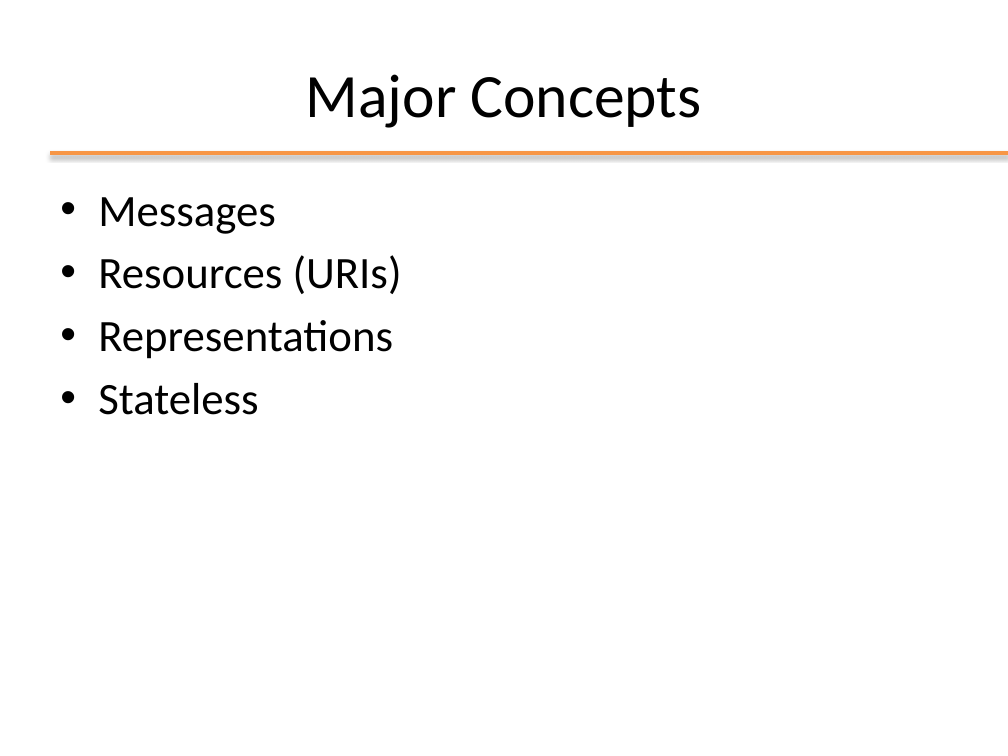
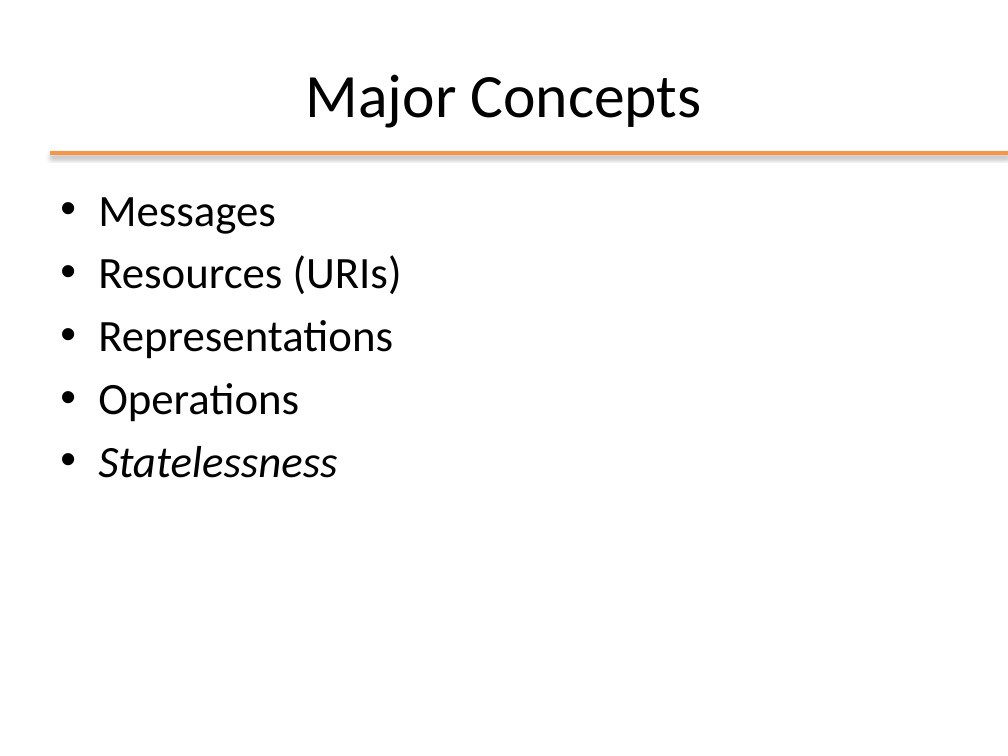
Before and after one commit to Andrea99-beep/ooprogramming, a slide deck: slide 5 of slides/ppt/09_REST.pptx (slide 4 before the commit). Drawn at 1008x756 pixels with LibreOffice and Linux fonts; fonts in the diff are those of the drawing; background and template pictures are left out. Boxes give left, top, right and bottom in pixels: in the first picture for what was removed or moved away, otherwise in the second. Text is boxed around its words. In the diff, an @@ line names an element or a change of style, - is before the commit and + after.

```diff
--- a/slides/ppt/09_REST.pptx
+++ b/slides/ppt/09_REST.pptx
@@ text at (98, 383, 337, 478): text changed; italic on @@
-• Stateless
+• Operations
+• Statelessness
```
Also in this commit, not shown: 13 other slides changed, 2 slides added, 2 slides removed, 18 other files.
